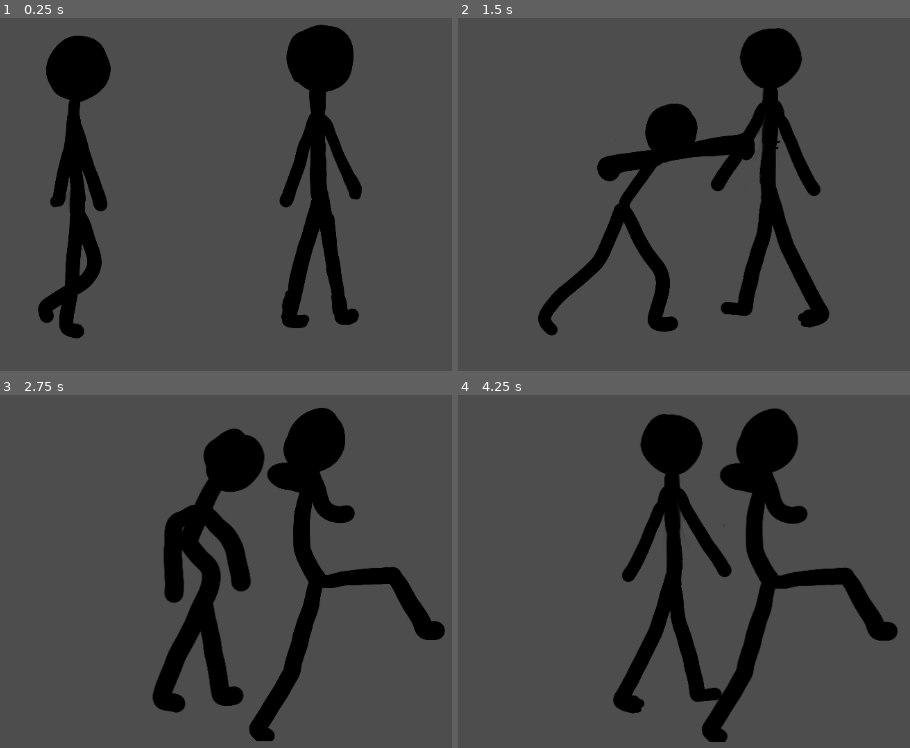
Above: before the commit, frames 1-4 (two rows, left to right).
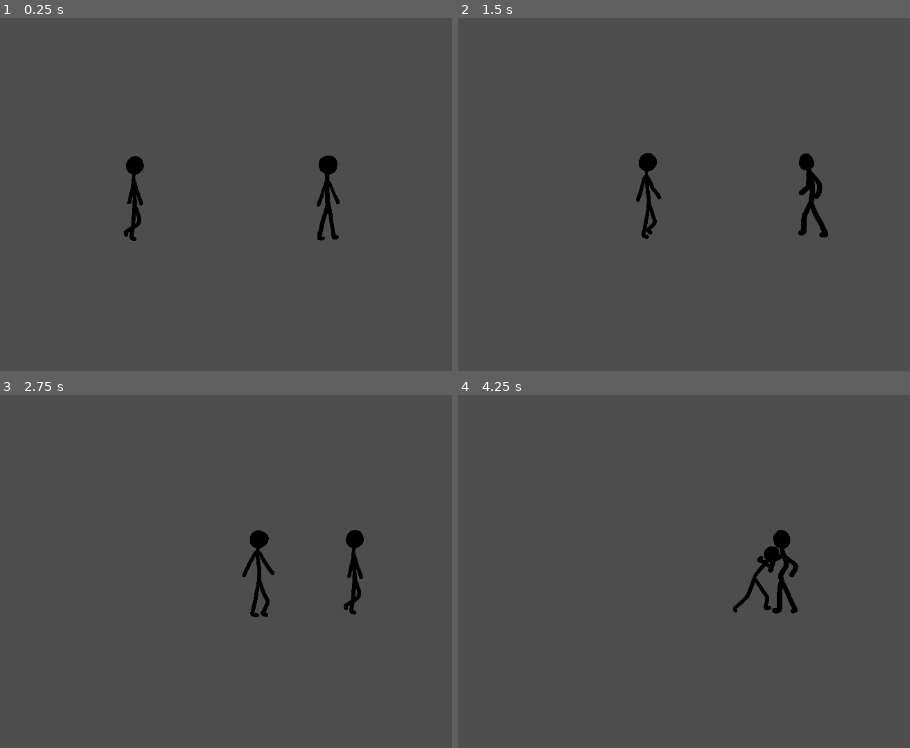
Above: after the commit, the same moments.

Repository: SUGANTH-V-27/stickman
Game: Godot game, scene res://scenes/main.tscn
The game is run twice, just before and just after one commit, with the same random seed, the same clock (stepped at 60 frames per second) and the same inputs.
Inputs:
- Up to frame 1 (0.25 s): no input
- Up to frame 2 (1.5 s): hold Right (ui_right) 0.53-1.28 s; hold Space (attack) 0.53-1.28 s; tap K (kick) at 0.8, 1.35 s; hold Left (ui_left) from 1.28 s (still down)
- Up to frame 3 (2.75 s): tap Space (attack) at 1.55 s; release Left (ui_left) at 2.03 s; hold Right (ui_right) from 2.03 s (still down); hold Space (attack) from 2.03 s (still down); tap K (kick) at 2.3 s
- Up to frame 4 (4.25 s): release Space (attack) at 2.78 s; tap K (kick) at 2.85, 3.8 s; tap Space (attack) at 3.05 s; release Right (ui_right) at 3.53 s; hold Left (ui_left) from 3.53 s (still down); hold Space (attack) from 3.53 s (still down)

The runs differ from the first frame. In frame 1, 14% of the frame differs, in the area x 8-81%, y 1-91%; in frame 2, 13%; in frame 3, 17%, in the area x 33-99%, y 3-99%; in frame 4, 15%.

Commit message:
character collison fine tunement and kick animt change

Diff:
--- a/scenes/enemy.gd
+++ b/scenes/enemy.gd
@@ -1,146 +1,135 @@
 extends CharacterBody2D
 
-@export var ground_y: float = 270.0
-@export var speed: float = 120.0
-@export var max_health: int = 100
-@export var knockback_force: float = 300.0
-@export var attack_damage: int = 10
-@export var attack_cooldown: float = 1.5
+# -------------------- CONFIG --------------------
+@export var ground_y := 270.0
+@export var speed := 120.0
+@export var max_health := 100
+@export var attack_damage := 10
+@export var attack_cooldown := 1.5
 
-var health: int
-var player: CharacterBody2D = null
-var can_attack := true
-
+# -------------------- STATE --------------------
 enum State { IDLE, MOVE, ATTACK, HIT, DEAD }
 var state: State = State.IDLE
 
+var health := 0
+var player: CharacterBody2D
+var can_attack := true
+
+# -------------------- NODES --------------------
 @onready var sprite: AnimatedSprite2D = $AnimatedSprite2D
 @onready var attack_range: Area2D = $attack_range
 @onready var punch_hitbox: Area2D = $punchhitbox
 
-# -------------------------------------------------
+# ------------------------------------------------
 
 func _ready() -> void:
 	health = max_health
 	global_position.y = ground_y
 
-	sprite.play("idle")
-
 	attack_range.monitoring = true
 	punch_hitbox.monitoring = false
+
+	sprite.play("idle")
 
 	var players = get_tree().get_nodes_in_group("player")
 	if players.size() > 0:
 		player = players[0]
 
-# -------------------------------------------------
-func _physics_process(delta: float) -> void:
-	if state == State.DEAD:
-		return
+# ------------------------------------------------
 
-	# 🔒 DO NOT override velocity during HIT
-	if state == State.HIT:
+func _physics_process(_delta: float) -> void:
+	if state in [State.DEAD, State.HIT]:
 		move_and_slide()
 		return
 
-	# lock enemy to ground line
 	global_position.y = ground_y
 
-	# stop completely during attack animation
 	if state == State.ATTACK:
-		velocity.x = 0
+		velocity = Vector2.ZERO
 		move_and_slide()
 		return
 
-	# face player
 	sprite.flip_h = player.global_position.x < global_position.x
 
-	# MOVE until player enters attack_range
 	if not attack_range.has_overlapping_bodies():
 		state = State.MOVE
 		velocity.x = -speed if sprite.flip_h else speed
+		sprite.play("walk")
 		move_and_slide()
-
-		if sprite.animation != "walk":
-			sprite.play("walk")
 		return
 
-	# PLAYER IN RANGE → STOP & ATTACK
 	state = State.IDLE
 	velocity.x = 0
+	sprite.play("idle")
 	move_and_slide()
-
-	if sprite.animation != "idle":
-		sprite.play("idle")
 
 	if can_attack:
 		attack()
 
-# -------------------------------------------------
-# ATTACK PLAYER
-# -------------------------------------------------
+# ------------------------------------------------
+# ATTACK
+# ------------------------------------------------
 
 func attack() -> void:
 	state = State.ATTACK
 	can_attack = false
 
 	sprite.play("punch")
+
+	await get_tree().create_timer(0.1).timeout
 	punch_hitbox.monitoring = true
 
+	await get_tree().create_timer(0.05).timeout
+	punch_hitbox.monitoring = false
+
 	await sprite.animation_finished
-
-	punch_hitbox.monitoring = false
 	state = State.IDLE
 
 	await get_tree().create_timer(attack_cooldown).timeout
 	can_attack = true
 
+# ------------------------------------------------
+# HITBOX SIGNAL
+# ------------------------------------------------
+
 func _on_punchhitbox_body_entered(body: Node) -> void:
 	if state != State.ATTACK:
 		return
-
 	if body.is_in_group("player"):
 		var dir := -1 if sprite.flip_h else 1
-		body.take_damage(attack_damage, dir,200)
+		body.take_damage(attack_damage, dir, 200)
 
-# -------------------------------------------------
-# TAKE DAMAGE FROM PLAYER (PUNCH / KICK)
-# -------------------------------------------------
+# ------------------------------------------------
+# DAMAGE
+# ------------------------------------------------
 
 func take_damage(amount: int, knockback_dir: int, force: float) -> void:
-	if state == State.DEAD or state == State.HIT:
+	if state == State.DEAD:
 		return
+
+	punch_hitbox.monitoring = false
+	can_attack = false
 
 	state = State.HIT
 	health -= amount
 
-	# APPLY KNOCKBACK
 	velocity.x = knockback_dir * force
-
 	sprite.play("hit")
 
-	# ⏱ allow knockback to actually move
-	await get_tree().create_timer(0.15).timeout
-
-	# STOP AFTER KNOCKBACK
+	await get_tree().create_timer(0.2).timeout
 	velocity.x = 0
 
 	if health <= 0:
 		die()
 		return
 
-	await sprite.animation_finished
 	state = State.IDLE
 	sprite.play("idle")
 
-# -------------------------------------------------
-# DEATH
-# -------------------------------------------------
+# ------------------------------------------------
 
 func die() -> void:
 	state = State.DEAD
-	velocity = Vector2.ZERO
-
 	sprite.play("death")
 	await sprite.animation_finished
 	queue_free()
--- a/scenes/enemy.tscn
+++ b/scenes/enemy.tscn
@@ -139,24 +139,25 @@
 }]
 
 [sub_resource type="RectangleShape2D" id="RectangleShape2D_md0e3"]
-size = Vector2(187, 489)
+size = Vector2(47, 153)
 
 [sub_resource type="RectangleShape2D" id="RectangleShape2D_qaulx"]
-size = Vector2(521.375, 241)
+size = Vector2(98, 34)
 
 [sub_resource type="RectangleShape2D" id="RectangleShape2D_1f82d"]
-size = Vector2(294.25, 128.5)
+size = Vector2(75, 37)
 
 [node name="CharacterBody2D" type="CharacterBody2D" groups=["enemy"]]
 collision_layer = 2
 script = ExtResource("1_md0e3")
 
 [node name="AnimatedSprite2D" type="AnimatedSprite2D" parent="."]
+scale = Vector2(0.35, 0.35)
 sprite_frames = SubResource("SpriteFrames_5uy6h")
 animation = &"death"
 
 [node name="CollisionShape2D" type="CollisionShape2D" parent="."]
-position = Vector2(2.5, 87.5)
+position = Vector2(5.5, 29.5)
 shape = SubResource("RectangleShape2D_md0e3")
 
 [node name="punchhitbox" type="Area2D" parent="."]
@@ -165,14 +166,14 @@
 monitoring = false
 
 [node name="CollisionShape2D" type="CollisionShape2D" parent="punchhitbox"]
-position = Vector2(11, 74)
+position = Vector2(7, 16)
 shape = SubResource("RectangleShape2D_qaulx")
 
 [node name="attack_range" type="Area2D" parent="."]
 collision_layer = 16
 
 [node name="CollisionShape2D" type="CollisionShape2D" parent="attack_range"]
-position = Vector2(15, 71)
+position = Vector2(8.5, 11.5)
 shape = SubResource("RectangleShape2D_1f82d")
 
 [connection signal="body_entered" from="punchhitbox" to="." method="_on_punchhitbox_body_entered"]
--- a/scenes/player.gd
+++ b/scenes/player.gd
@@ -1,66 +1,63 @@
 extends CharacterBody2D
 
-@export var speed: float = 300.0
-@export var max_health: int = 100
-@export var knockback_force: float = 200.0
-@export var punch_damage: int = 20
-@export var kick_damage: int = 30
+# -------------------- CONFIG --------------------
+@export var speed := 300.0
+@export var max_health := 100
+@export var punch_damage := 20
+@export var kick_damage := 30
+@export var ground_y := 270.0
 
-var health: int
-
+# -------------------- STATE --------------------
 enum State { IDLE, MOVE, ATTACK, HIT, DEAD }
 var state: State = State.IDLE
 
+var health := 0
+
+# -------------------- NODES --------------------
 @onready var sprite: AnimatedSprite2D = $AnimatedSprite2D
 @onready var punch_hitbox: Area2D = $punchhitbox
 @onready var kick_hitbox: Area2D = $kickhitbox
 @onready var health_bar: TextureProgressBar = $HealthBar
 @onready var camera := get_viewport().get_camera_2d()
 
-# -------------------------------------------------
+# ------------------------------------------------
 
 func _ready() -> void:
 	health = max_health
-
-	punch_hitbox.monitoring = true
-	kick_hitbox.monitoring = false
-
 	health_bar.max_value = max_health
 	health_bar.value = health
 
+	punch_hitbox.monitoring = false
+	kick_hitbox.monitoring = false
+
 	sprite.play("idle")
 
-# -------------------------------------------------
+# ------------------------------------------------
 
 func _physics_process(_delta: float) -> void:
-	if state == State.DEAD:
-		return
-
-	if state in [State.HIT, State.ATTACK]:
+	if state in [State.DEAD, State.HIT, State.ATTACK]:
 		velocity = Vector2.ZERO
 		move_and_slide()
 		return
 
+	global_position.y = ground_y
+
 	var dir := Input.get_axis("ui_left", "ui_right")
 	velocity.x = dir * speed
-	velocity.y = 0
 	move_and_slide()
 
 	if dir == 0:
-		if state != State.IDLE:
-			state = State.IDLE
-			sprite.play("idle")
+		state = State.IDLE
+		sprite.play("idle")
 	else:
 		state = State.MOVE
 		sprite.flip_h = dir < 0
+		sprite.play("walk")
 
-		punch_hitbox.position.x = -abs(punch_hitbox.position.x) if dir < 0 else abs(punch_hitbox.position.x)
-		kick_hitbox.position.x = -abs(kick_hitbox.position.x) if dir < 0 else abs(kick_hitbox.position.x)
+		punch_hitbox.position.x = abs(punch_hitbox.position.x) * sign(dir)
+		kick_hitbox.position.x = abs(kick_hitbox.position.x) * sign(dir)
 
-		if sprite.animation != "walk":
-			sprite.play("walk")
-
-# -------------------------------------------------
+# ------------------------------------------------
 
 func _input(event) -> void:
 	if state in [State.DEAD, State.HIT, State.ATTACK]:
@@ -68,67 +65,64 @@
 
 	if event.is_action_pressed("attack"):
 		punch()
-
-	if event.is_action_pressed("kick"):
+	elif event.is_action_pressed("kick"):
 		kick()
 
-# -------------------------------------------------
-# PUNCH
-# -------------------------------------------------
+# ------------------------------------------------
+# ATTACKS
+# ------------------------------------------------
 
 func punch() -> void:
 	state = State.ATTACK
-	velocity = Vector2.ZERO
-
 	sprite.play("punch")
 
-	# impact frame
-	await get_tree().create_timer(0.08, false, true).timeout
+	await get_tree().create_timer(0.08).timeout
+	punch_hitbox.monitoring = true
 
-	for body in punch_hitbox.get_overlapping_bodies():
-		if body.is_in_group("enemy"):
-			var dir := -1 if sprite.flip_h else 1
-			body.take_damage(punch_damage, dir, 200)
-			camera.shake(5)
+	await get_tree().create_timer(0.05).timeout
+	punch_hitbox.monitoring = false
 
 	await sprite.animation_finished
 	state = State.IDLE
 	sprite.play("idle")
-# -------------------------------------------------
-# KICK
-# -------------------------------------------------
 
 func kick() -> void:
 	state = State.ATTACK
-	velocity = Vector2.ZERO
-
-	punch_hitbox.monitoring = false
-	kick_hitbox.monitoring = false
-
 	sprite.play("kick")
 
-	# wait for impact frame
-	await get_tree().create_timer(0.20, false, true).timeout
-
+	await get_tree().create_timer(0.22).timeout
 	kick_hitbox.monitoring = true
 
-	for body in kick_hitbox.get_overlapping_bodies():
-		if body.is_in_group("enemy"):
-			var dir := -1 if sprite.flip_h else 1
-			body.take_damage(kick_damage, dir, 450)
-			camera.shake(10)
-
-	await get_tree().create_timer(0.1, false, true).timeout
-
+	await get_tree().create_timer(0.06).timeout
 	kick_hitbox.monitoring = false
-	punch_hitbox.monitoring = true
 
 	await sprite.animation_finished
 	state = State.IDLE
 	sprite.play("idle")
-# -------------------------------------------------
-# DAMAGE / DEATH
-# -------------------------------------------------
+
+# ------------------------------------------------
+# HITBOX SIGNALS
+# ------------------------------------------------
+
+func _on_punchhitbox_body_entered(body: Node) -> void:
+	if state != State.ATTACK:
+		return
+	if body.is_in_group("enemy"):
+		var dir := -1 if sprite.flip_h else 1
+		body.take_damage(punch_damage, dir, 200)
+		camera.shake(5)
+
+func _on_kickhitbox_body_entered(body: Node) -> void:
+	if state != State.ATTACK:
+		return
+	if body.is_in_group("enemy"):
+		var dir := -1 if sprite.flip_h else 1
+		body.take_damage(kick_damage, dir, 450)
+		camera.shake(10)
+
+# ------------------------------------------------
+# DAMAGE
+# ------------------------------------------------
 
 func take_damage(amount: int, knockback_dir: int, force: float) -> void:
 	if state == State.DEAD:
@@ -147,24 +141,11 @@
 
 	sprite.play("hit")
 	await sprite.animation_finished
-
 	state = State.IDLE
 	sprite.play("idle")
 
 func die() -> void:
 	state = State.DEAD
-	velocity = Vector2.ZERO
-
 	sprite.play("death")
 	await sprite.animation_finished
 	queue_free()
-
-
-func _on_kickhitbox_body_entered(body: Node) -> void:
-	if state != State.ATTACK:
-		return
-
-	if body.is_in_group("enemy"):
-		var dir := -1 if sprite.flip_h else 1
-		body.take_damage(kick_damage, dir,450)
-		camera.shake(10)
--- a/scenes/player.tscn
+++ b/scenes/player.tscn
@@ -40,10 +40,10 @@
 [ext_resource type="Script" uid="uid://1iptrnyya2st" path="res://scenes/camera_shake.gd" id="38_t4otl"]
 
 [sub_resource type="RectangleShape2D" id="RectangleShape2D_4r5pv"]
-size = Vector2(150, 472)
+size = Vector2(45, 157)
 
 [sub_resource type="RectangleShape2D" id="RectangleShape2D_4ni07"]
-size = Vector2(246.5, 98.145096)
+size = Vector2(89, 40.759068)
 
 [sub_resource type="SpriteFrames" id="SpriteFrames_l71n6"]
 animations = [{
@@ -131,7 +131,7 @@
 }],
 "loop": false,
 "name": &"kick",
-"speed": 14.0
+"speed": 15.0
 }, {
 "frames": [{
 "duration": 1.0,
@@ -157,7 +157,7 @@
 }],
 "loop": false,
 "name": &"punch",
-"speed": 12.0
+"speed": 16.0
 }, {
 "frames": [{
 "duration": 1.0,
@@ -187,31 +187,30 @@
 }]
 
 [sub_resource type="RectangleShape2D" id="RectangleShape2D_holxr"]
-size = Vector2(310.3125, 534.40625)
+size = Vector2(108.357216, 159.65067)
 
 [node name="CharacterBody2D" type="CharacterBody2D" groups=["player"]]
 collision_mask = 2
 script = ExtResource("1_ur7pv")
 
 [node name="CollisionShape2D" type="CollisionShape2D" parent="."]
-position = Vector2(-6, 80)
+position = Vector2(-0.5, 30.5)
 shape = SubResource("RectangleShape2D_4r5pv")
 
 [node name="punchhitbox" type="Area2D" parent="."]
-position = Vector2(-1, -3)
+position = Vector2(-2, -5)
 collision_layer = 4
 collision_mask = 2
 
 [node name="CollisionShape2D" type="CollisionShape2D" parent="punchhitbox"]
-position = Vector2(-12, 70)
+position = Vector2(0.5, 2.6204662)
 shape = SubResource("RectangleShape2D_4ni07")
 
 [node name="AnimatedSprite2D" type="AnimatedSprite2D" parent="."]
-position = Vector2(-1, 1)
+position = Vector2(-5.9604645e-08, 5.9604645e-08)
+scale = Vector2(0.35, 0.35)
 sprite_frames = SubResource("SpriteFrames_l71n6")
-animation = &"kick"
-frame = 8
-frame_progress = 1.0
+animation = &"idle"
 
 [node name="HealthBar" type="TextureProgressBar" parent="."]
 modulate = Color(0, 0.763664, 0.2906396, 1)
@@ -224,16 +223,18 @@
 
 [node name="kickhitbox" type="Area2D" parent="."]
 position = Vector2(1, 0)
+scale = Vector2(0.7752138, 1.0209792)
 collision_layer = 4
 collision_mask = 2
-monitoring = false
 
 [node name="CollisionShape2D" type="CollisionShape2D" parent="kickhitbox"]
-position = Vector2(-8, 85)
+position = Vector2(-1.2899655, 29.873283)
+scale = Vector2(0.9999998, 1)
 shape = SubResource("RectangleShape2D_holxr")
 
 [node name="Camera2D" type="Camera2D" parent="."]
-position = Vector2(11, 93)
+position = Vector2(1, 2)
+zoom = Vector2(0.8, 0.8)
 position_smoothing_enabled = true
 position_smoothing_speed = 3.0
 script = ExtResource("38_t4otl")
Binary file changed: animations/kick/kick0000.png
Binary file changed: animations/kick/kick0001.png
Binary file changed: animations/kick/kick0002.png
Binary file changed: animations/kick/kick0003.png
Binary file changed: animations/kick/kick0004.png
Binary file changed: animations/kick/kick0005.png
Binary file changed: animations/kick/kick0006.png
Binary file changed: animations/kick/kick0007.png
Binary file changed: animations/kick/kick0008.png
